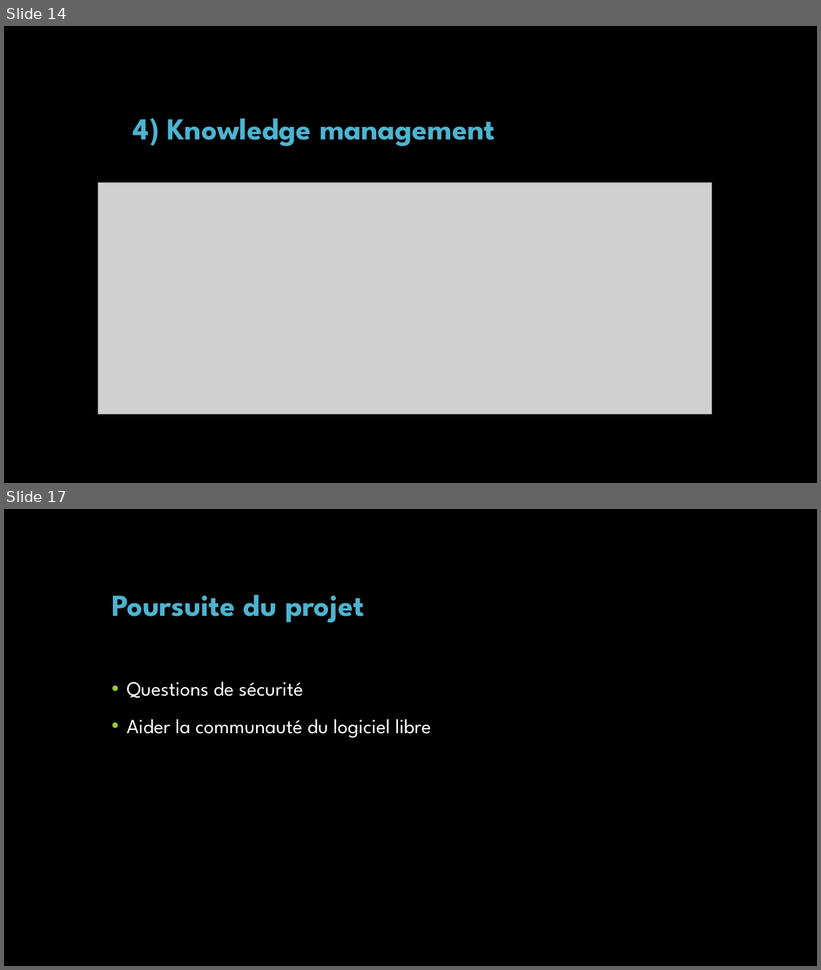
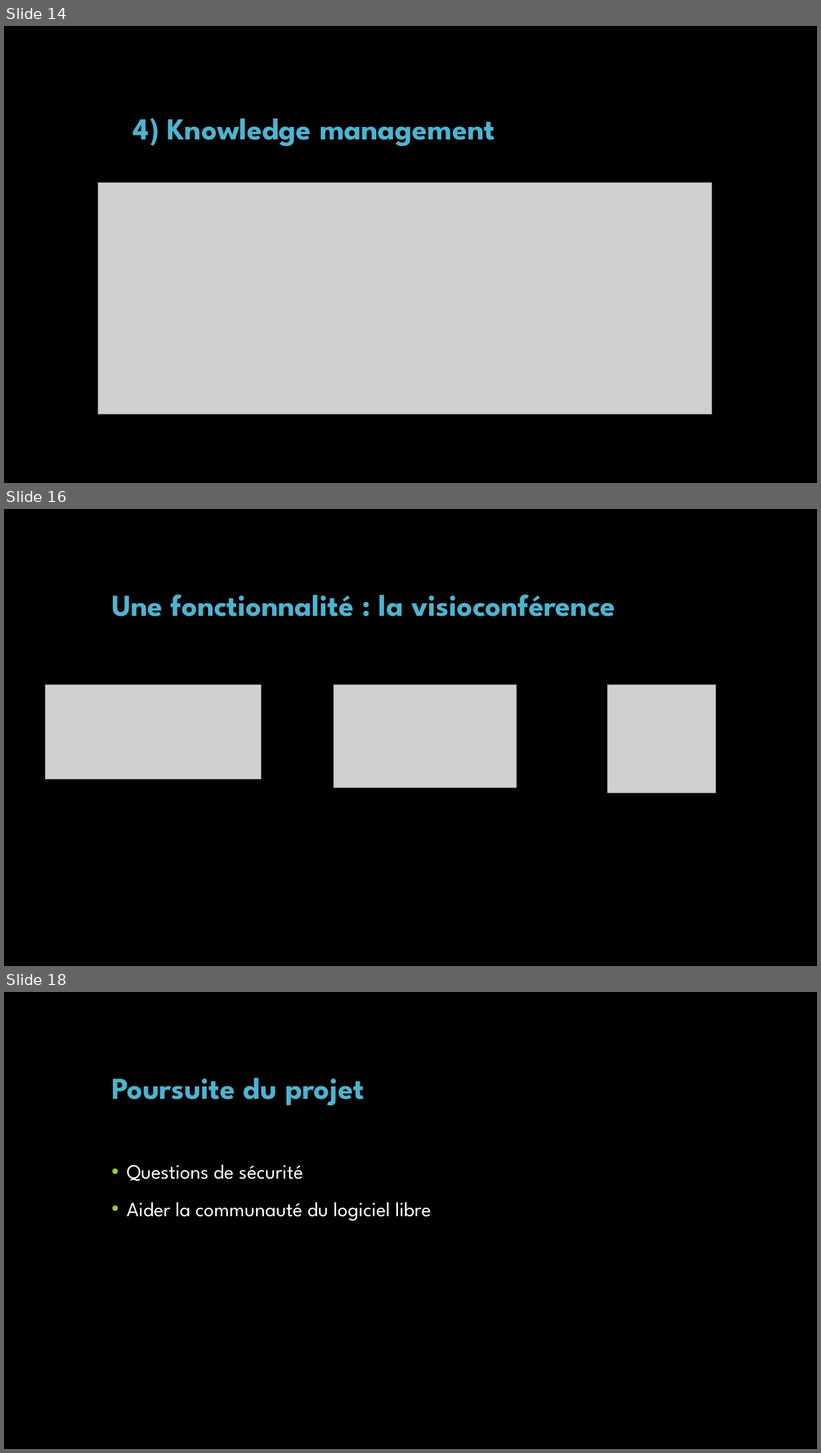
Before and after one commit to florianIBISC/Mattermost, a slide deck: Présentation de Mattermost.pptx. Shown one above the other, each under a label of ours: slides 14 and 17 before the commit, slides 14, 16 and 18 after it; the slides between them are not shown. The pictures are 821x970 and 821x1453 pixels, drawn with LibreOffice and Linux fonts; fonts in the diff are those of the drawing; grey boxes stand for pictures; background and template pictures are left out. Boxes give left, top, right and bottom in pixels: in the first picture for what was removed or moved away, otherwise in the second. Text is boxed around its words. In the diff, an @@ line names an element or a change of style, - is before the commit and + after.

```diff
--- a/Présentation de Mattermost.pptx
+++ b/Présentation de Mattermost.pptx
@@ slide 16 added at (x1=4, y1=509, x2=817, y2=966), background picture (left out) @@
@@ title added at (x1=112, y1=594, x2=616, y2=617), 36 pt, text #4EB3CF, bold @@
+Une fonctionnalité : la visioconférence
@@ picture added at (x1=46, y1=685, x2=261, y2=779) @@
@@ picture added at (x1=333, y1=685, x2=516, y2=787) @@
@@ picture added at (x1=607, y1=685, x2=715, y2=793) @@
@@ what was slide 17 is now slide 18 @@
```
Also in this commit, not shown: 2 slides changed.
